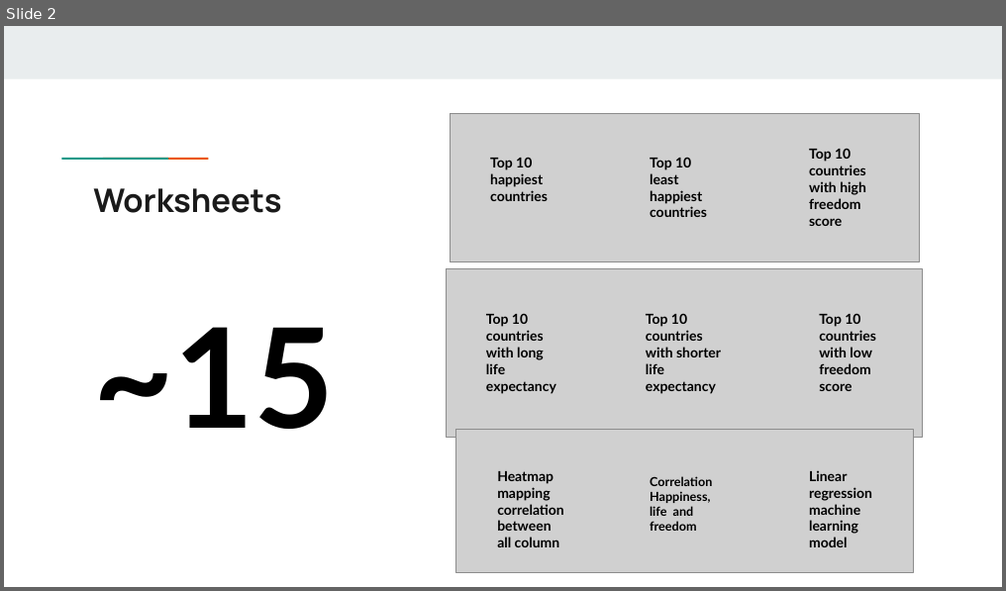
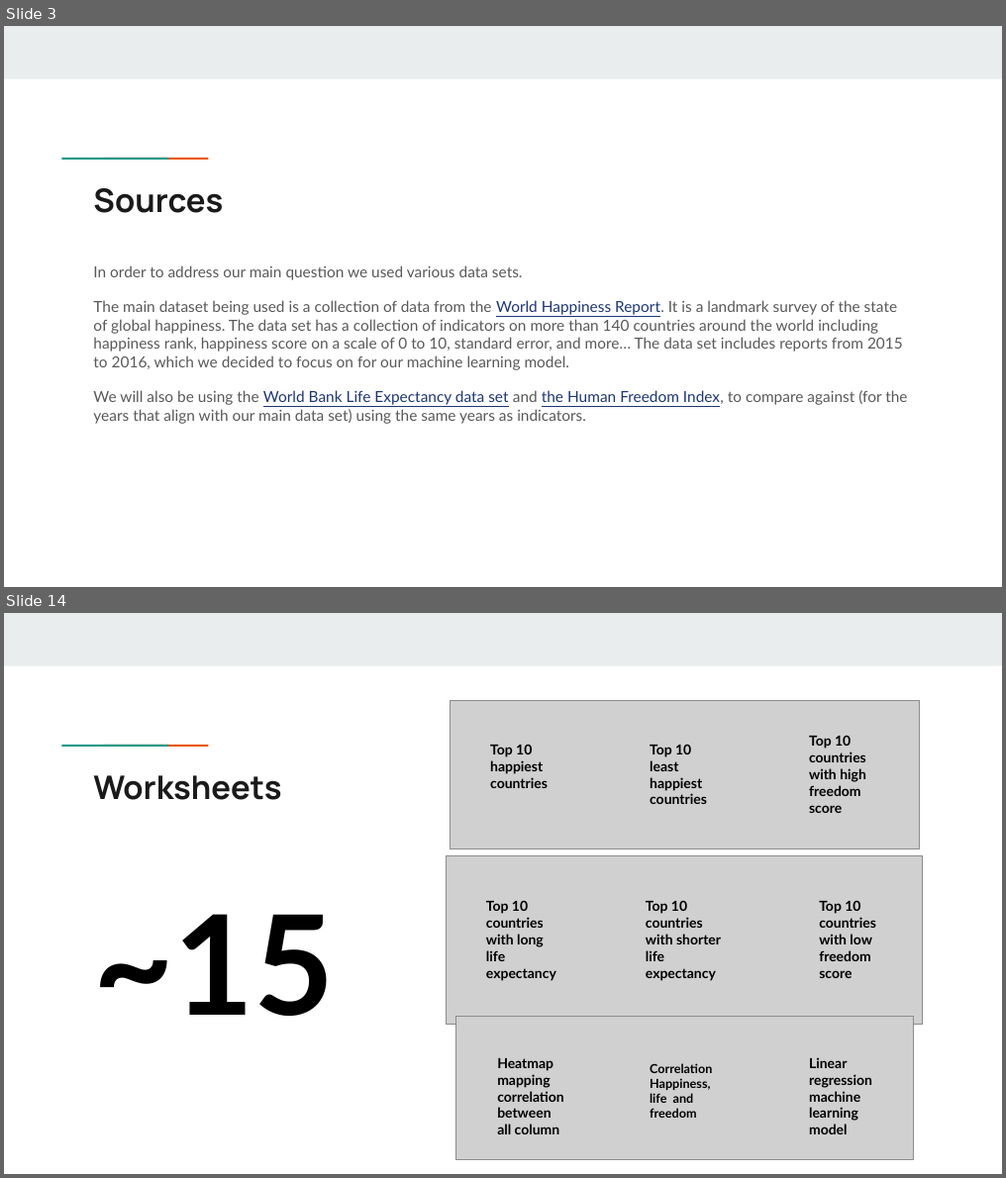
Before and after one commit to GloriaY007/Final-Group-Project-, a slide deck: Resources/Can we predict happiness.pptx. Shown one above the other, each under a label of ours: slide 2 before the commit, slides 3 and 14 after it; the slides between them are not shown. The pictures are 1006x591 and 1006x1178 pixels, drawn with LibreOffice and Linux fonts; fonts in the diff are those of the drawing; grey boxes stand for pictures. Boxes give left, top, right and bottom in pixels: in the first picture for what was removed or moved away, otherwise in the second. Text is boxed around its words. In the diff, an @@ line names an element or a change of style, - is before the commit and + after.

```diff
--- a/Resources/Can we predict happiness.pptx
+++ b/Resources/Can we predict happiness.pptx
@@ slide 3 added at (4,26,1002,587), background #FFFFFF; not listed: 3 template elements that a slide beside it also shows @@
@@ title added at (93,188,223,213), 23.4 pt, text #1A1A1A, bold @@
+Sources
@@ text added at (93,266,907,424), 11 pt, text #595959 @@
+In order to address our main question we used various data sets.
+The main dataset being used is a collection of data from the World Happiness Report. It is a landmark survey of the state of global happiness. The data set has a collection of indicators on more than 140 countries around the world including happiness rank, happiness score on a scale of 0 to 10, standard error, and more… The data set includes reports from 2015 to 2016, which we decided to focus on for our machine learning model.
+We will also be using the World Bank Life Expectancy data set and the Human Freedom Index, to compare against (for the years that align with our main data set) using the same years as indicators.
@@ what was slide 2 is now slide 14 @@
```
Also in this commit, not shown: 1 slide changed, 13 other slides added.
